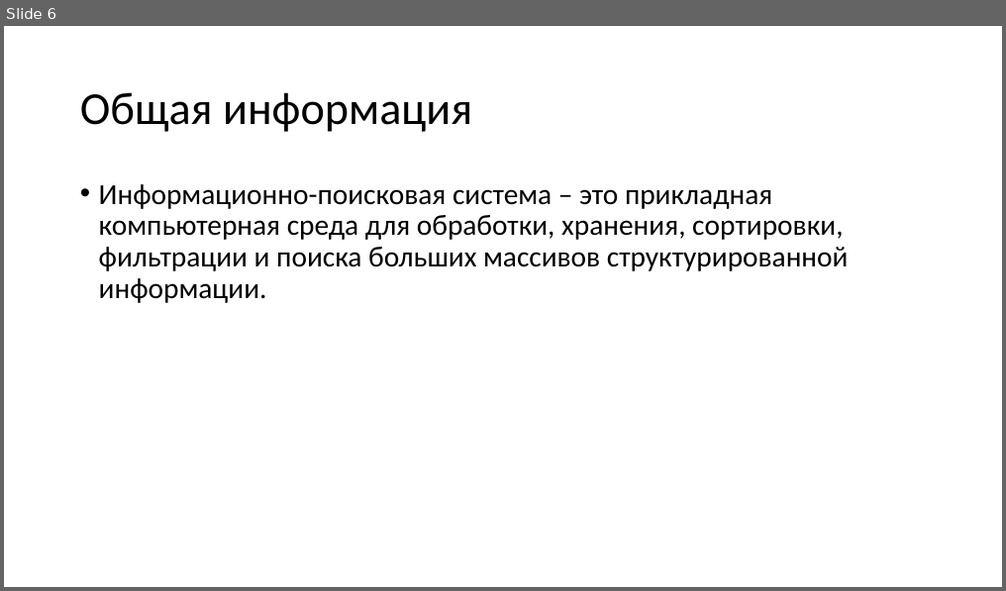
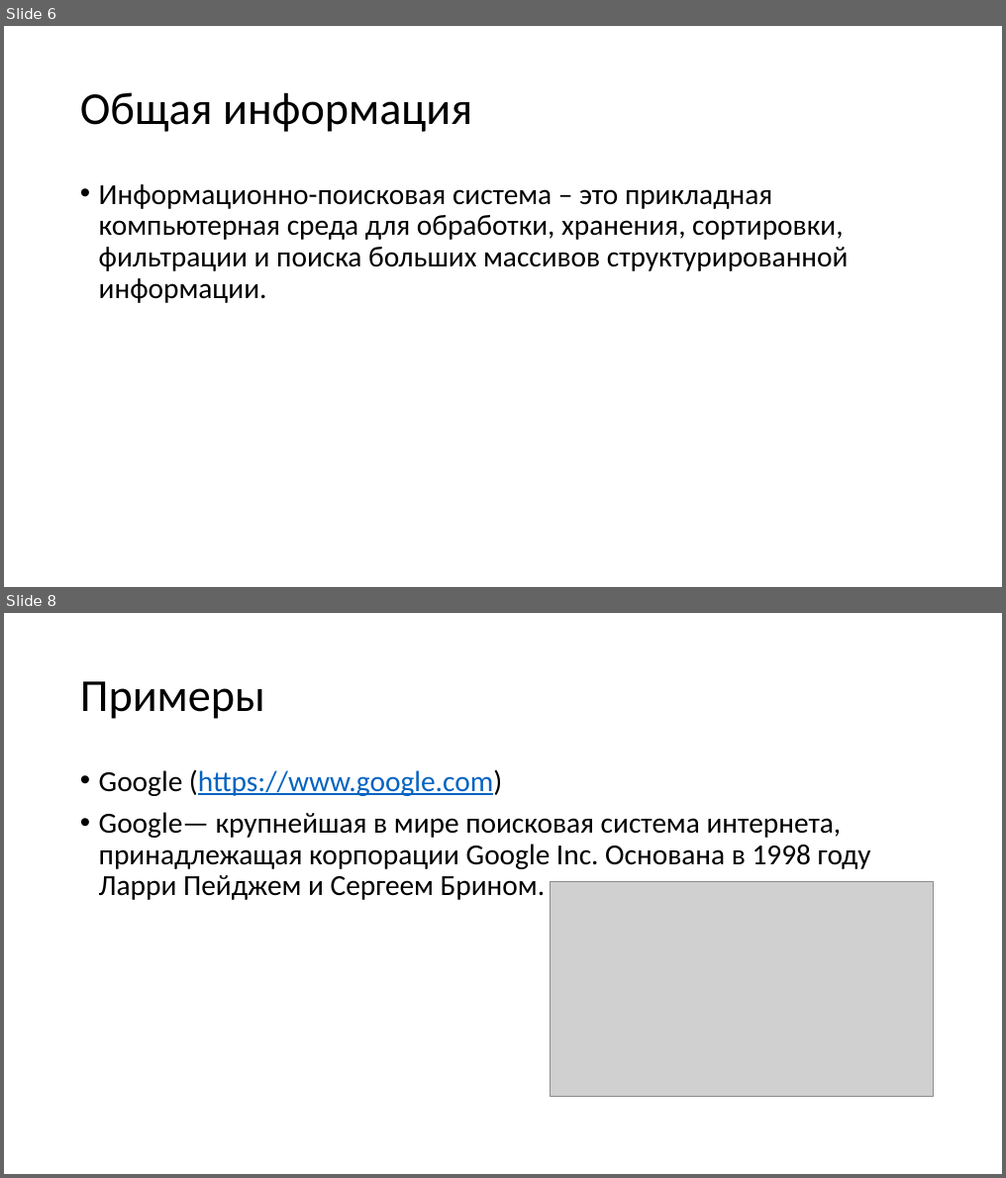
Before and after one commit to ZXTgbh/Laboratornaya-, a slide deck: pr_1.pptx. Shown one above the other, each under a label of ours: slide 6 before the commit, slides 6 and 8 after it; the slides between them are not shown. The pictures are 1006x591 and 1006x1178 pixels, drawn with LibreOffice and Linux fonts; fonts in the diff are those of the drawing; grey boxes stand for pictures. Boxes give left, top, right and bottom in pixels: in the first picture for what was removed or moved away, otherwise in the second. Text is boxed around its words. In the diff, an @@ line names an element or a change of style, - is before the commit and + after.

```diff
--- a/pr_1.pptx
+++ b/pr_1.pptx
@@ slide 8 added at [4,613,1002,1174], background #FFFFFF @@
@@ title added at [80,681,265,719], 44 pt, text #000000 @@
+Примеры
@@ text added at [99,769,871,900], 28 pt, text #000000 @@
+• Google (https://www.google.com)
+• Google— крупнейшая в мире поисковая система интернета, принадлежащая корпорации Google Inc. Основана в 1998 году Ларри Пейджем и Сергеем Брином.
@@ picture added at [550,881,934,1097] @@
```
Also in this commit, not shown: 2 slides changed, 9 other slides added, 5 slides removed.
